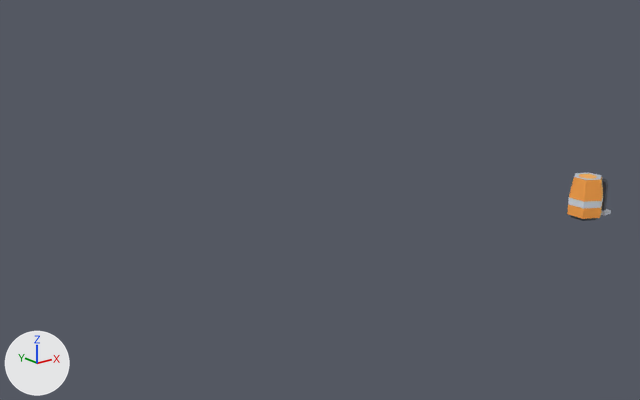
Renders of the glTF model public/models/mars/machine_barrel.glb from each side of a commit.
One viewpoint serves both versions: a 50 mm lens placed at (-8.46, -8.54, 4.01), pointed at (-1.01, 0.76, 0.29). Lighting does not change. The marker at lower left points along +X, +Y and +Z. The first picture is the older version. Where no turn or scale is listed for an object, it has been applied to the vertices. Vertices at exactly the same position are counted once.

Objects in the first picture: 'cables', 'machine_barrel'.
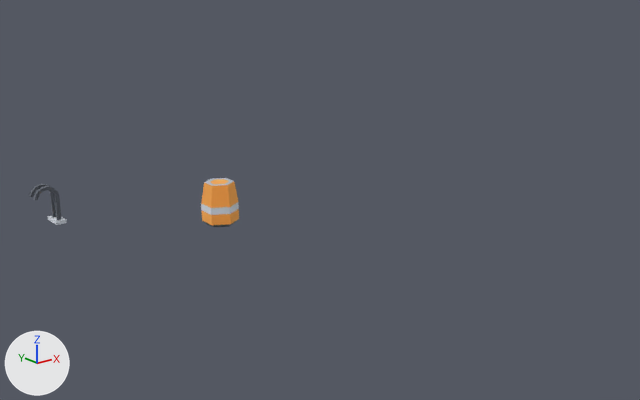
Location of each change, [x1, y1, x2, y2] in pixels of the pictures (640 x 400 px):
'machine_barrel', moved: before [567, 173, 603, 221]; after [201, 178, 239, 227]
'cables', moved (mostly hidden before): before [601, 178, 611, 216]; after [29, 184, 67, 225]

The change, as a list of edits to the scene's bpy script:
```text
Change me_mesh_machine_barrel:
    used by ob_machine_barrel; location = (2.0, -1.5, 0.0)
    remove me_mesh_machine_barrel.from_pydata(...)  # 48 vertices, 102 faces; spans x -0.223..0.223, y -0.258..0.258, z 0.0..0.6
    add me_mesh_machine_barrel.from_pydata(...)  # 48 vertices, 102 faces; spans x -2.423..-1.977, y 1.242..1.758, z 0.0..0.6
    me_mesh_machine_barrel part 1: the whole mesh is moved by (-2.2, 1.5, 0.0)
Change me_mesh_cables:
    used by ob_cables; location = (2.02, -1.65, 0.0)
    remove me_mesh_cables.from_pydata(...)  # 120 vertices, 236 faces; spans x 0.0..0.4, y 0.0..0.3, z 0.0..0.55
    add me_mesh_cables.from_pydata(...)  # 120 vertices, 236 faces; spans x -4.277..-3.877, y 2.85..3.15, z 0.0..0.55
    me_mesh_cables part 2: the whole mesh is moved by (-4.277, 2.85, 0.0)
Change ob_machine_barrel:
    ob_machine_barrel.location: (2.0, -1.5, 0.0) -> (0.0, 0.0, 0.0)
Change ob_cables:
    ob_cables.location: (2.02, -1.65, 0.0) -> (0.0, 0.0, 0.0)
Remove ob_tmpparent:
    ob_tmpparent = bpy.data.objects.new('tmpParent', None)
    ob_tmpparent.location = (0.0, 0.0, 0.0)
```
